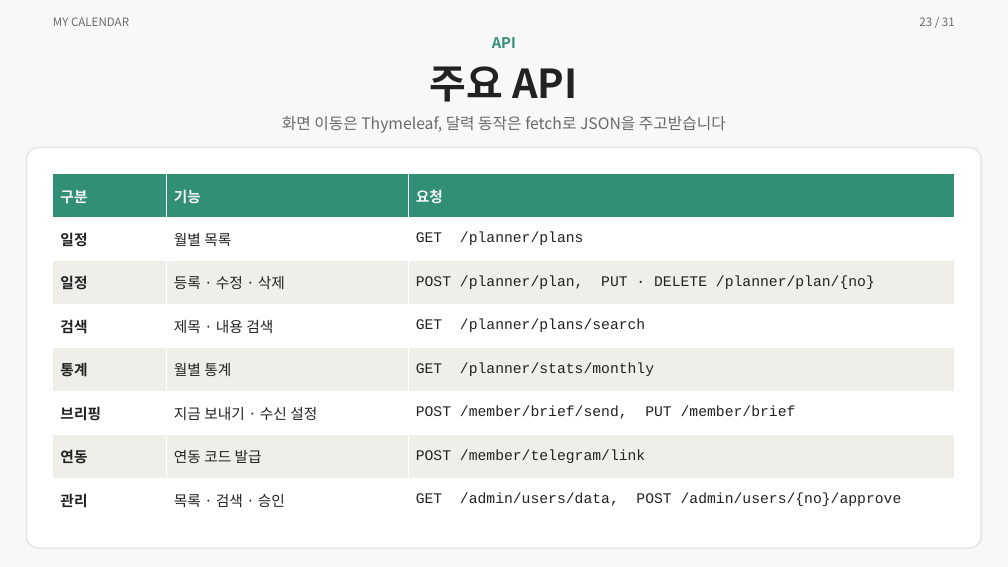
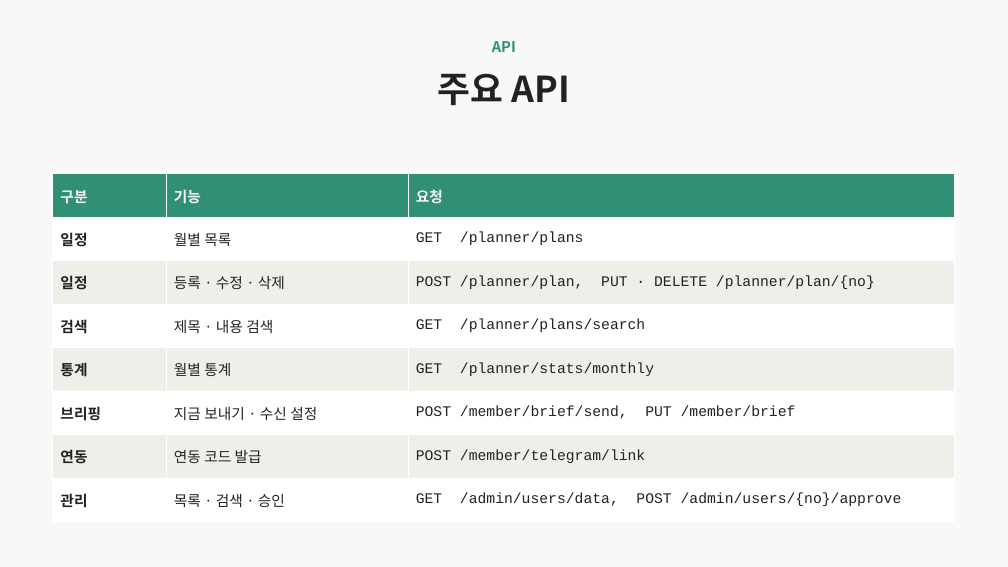
Before and after one commit to ho8566z/calendar-bot_word, a slide deck: slide 21 of ppt/개인 프로젝트.pptx (slide 23 before the commit). Drawn at 1008x567 pixels with LibreOffice and Linux fonts; fonts in the diff are those of the drawing. Boxes give left, top, right and bottom in pixels: in the first picture for what was removed or moved away, otherwise in the second. Text is boxed around its words. In the diff, an @@ line names an element or a change of style, - is before the commit and + after.

```diff
--- a/ppt/개인 프로젝트.pptx
+++ b/ppt/개인 프로젝트.pptx
@@ text removed at box(53, 17, 129, 26) @@
-MY CALENDAR
@@ text removed at box(919, 17, 955, 26) @@
-23 / 31
@@ text "API": place and size @@
-text "API" at box(492, 37, 516, 48)
+text "API" at box(492, 41, 516, 52)
@@ text "주요 API": place and size @@
-text "주요 API" at box(430, 66, 577, 102)
+text "주요 API" at box(438, 73, 569, 105)
@@ text "주요 API" at box(438, 73, 569, 105): size 38 to 34 pt @@
@@ text removed at box(282, 116, 726, 133) @@
-화면 이동은 Thymeleaf, 달력 동작은 fetch로 JSON을 주고받습니다
@@ rounded rectangle removed at box(26, 147, 982, 548) @@
```
Also in this commit, not shown: 26 other slides changed, 2 slides added, 4 slides removed.
